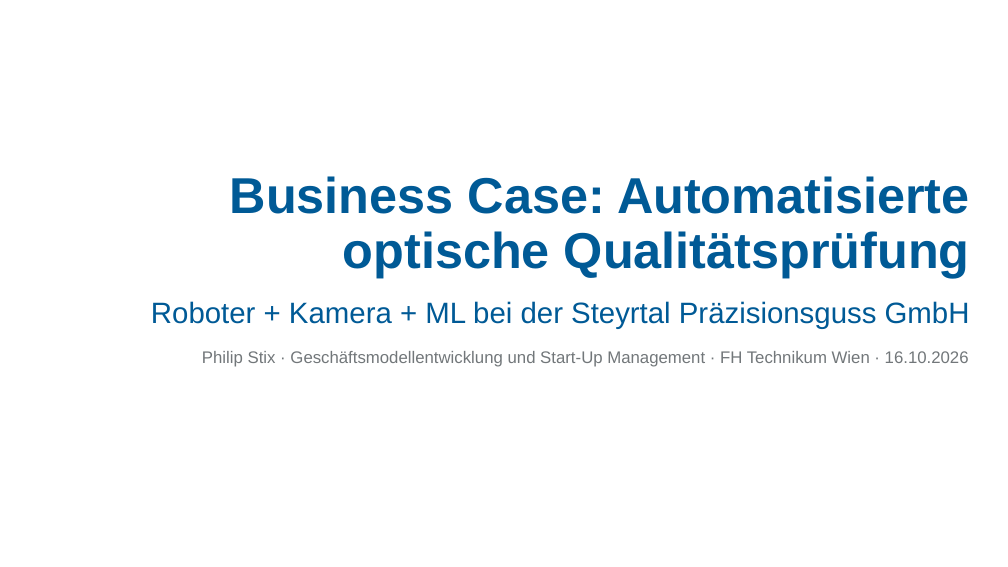
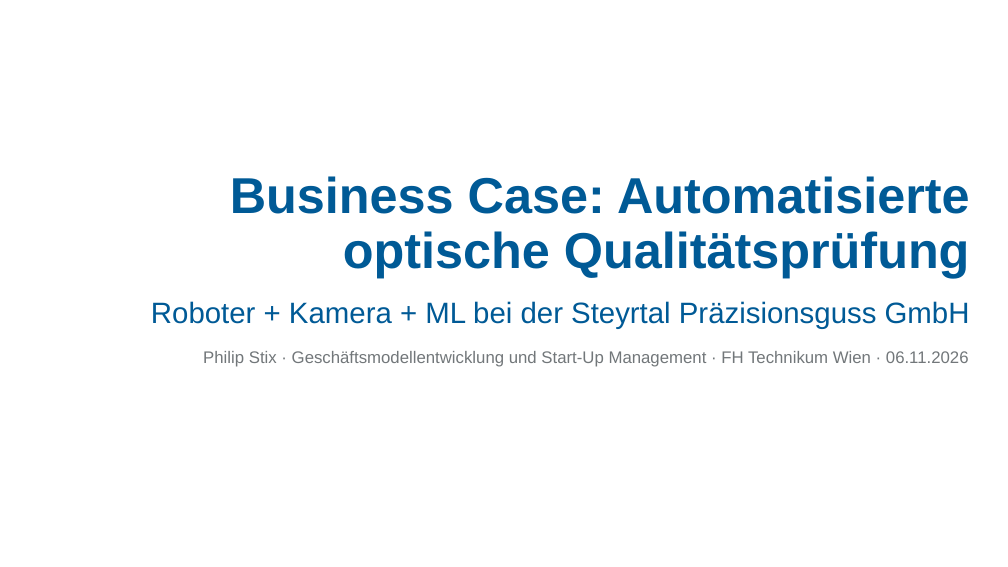
Before and after one commit to philip-stack/MRE3-bGUS, a slide deck: slide 1 of 01 Abgabe/Business Case Qualitätsprüfung - Philip Stix.pptx. Drawn at 1008x567 pixels with LibreOffice and Linux fonts; fonts in the diff are those of the drawing; background and template pictures are left out. Boxes give left, top, right and bottom in pixels: in the first picture for what was removed or moved away, otherwise in the second. Text is boxed around its words. In the diff, an @@ line names an element or a change of style, - is before the commit and + after.

```diff
--- a/01 Abgabe/Business Case Qualitätsprüfung - Philip Stix.pptx
+++ b/01 Abgabe/Business Case Qualitätsprüfung - Philip Stix.pptx
@@ text at [203, 351, 969, 367]: text changed @@
-Philip Stix · Geschäftsmodellentwicklung und Start-Up Management · FH Technikum Wien · 16.10.2026
+Philip Stix · Geschäftsmodellentwicklung und Start-Up Management · FH Technikum Wien · 06.11.2026
```
Also in this commit, not shown: 11 other slides changed.
